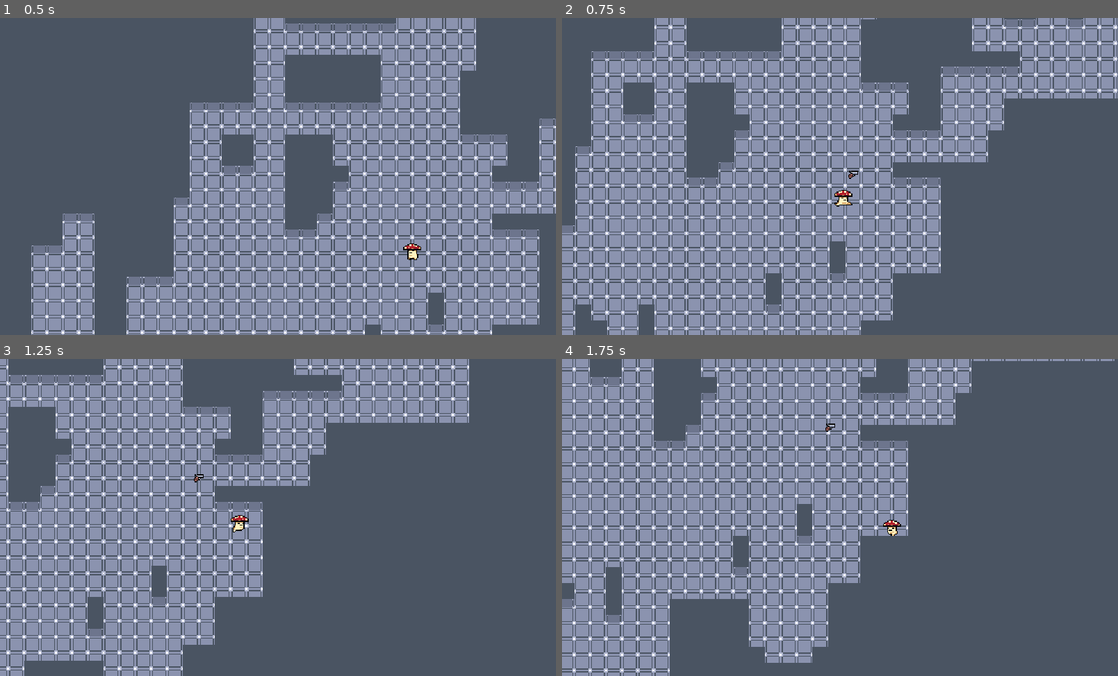
Above: before the commit, frames 1-4 (two rows, left to right).
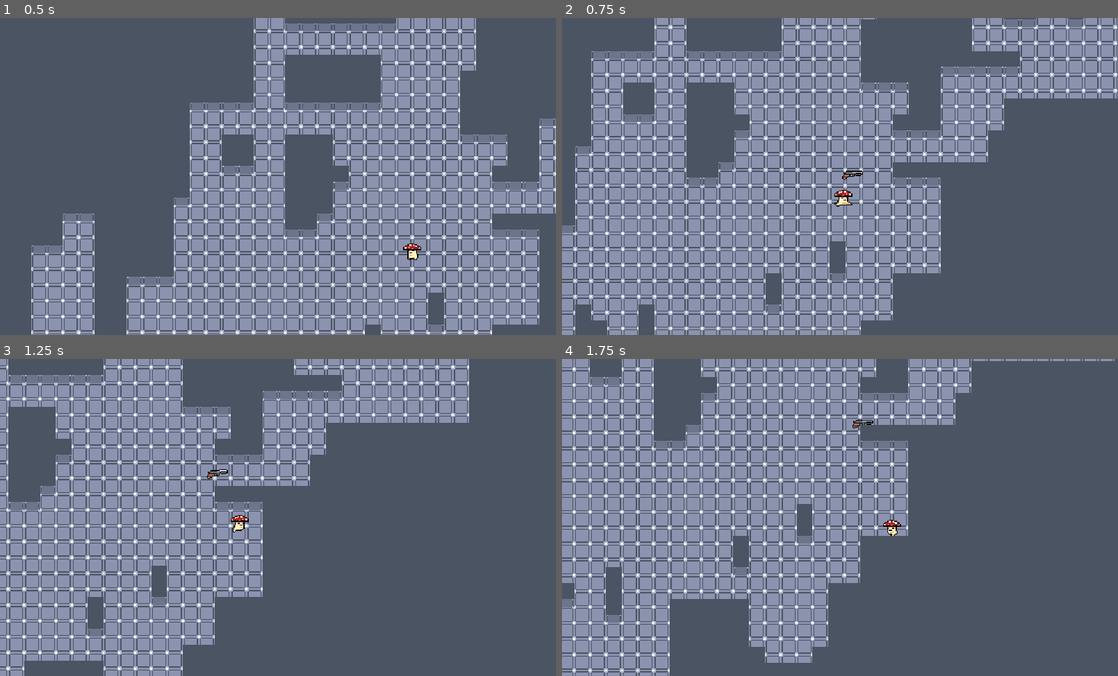
Above: after the commit, the same moments.

Repository: Hairic95/nuclear-throne-godot-clone
Game: Godot game, scene res://src/scenes/TestScene.tscn
Two runs of this game, one before a commit and one after it. Both use one fixed random seed, a clock stepped at 60 frames per second and the inputs below.
Inputs (mouse positions are in pixels of both pictures, inside the frame that each line leads up to):
- Up to frame 1 (0.5 s): no input
- Up to frame 2 (0.75 s): move the mouse to (962, 160) at 0.52 s; hold D from 0.53 s (still down); right-click (962, 160) at 0.6 s
- Up to frame 3 (1.25 s): keep holding D
- Up to frame 4 (1.75 s): move the mouse to (728, 533) at 1.27 s; release D at 1.28 s; hold S from 1.28 s (still down); click (728, 533) at 1.35 s

Frame 1 is identical in both runs. In frame 2, less than 0.1% of the frame differs, in the area x 50-55%, y 48-51%; in frame 3, 0.1%, in the area x 34-41%, y 34-39%; in frame 4, less than 0.1%.

Commit message:
added shotgun

Diff:
--- /dev/null
+++ b/src/entities/bullets/Pellet.gd
@@ -0,0 +1,26 @@
+extends Area2D
+
+var direction : Vector2 = Vector2.ZERO
+
+export (float) var speed = 200
+
+func _physics_process(delta):
+	global_position += direction * speed  * delta
+
+	#speed = lerp(speed, 0, 0.05)
+
+	if speed <= 15:
+		queue_free()
+
+	if $Direction.is_colliding():
+		if !$Direction.get_collider().is_in_group("player"):
+			if $Direction.get_collision_normal() != Vector2.ZERO:
+				direction = direction.bounce($Direction.get_collision_normal().normalized())
+				rotation = direction.angle()
+			else:
+
+				direction = (global_position - $Direction.get_collision_point()).normalized()
+				rotation = direction.angle()
+
+func setup():
+	direction = Vector2(cos(rotation), sin(rotation))
--- /dev/null
+++ b/src/entities/bullets/Pellet.tscn
@@ -0,0 +1,26 @@
+[gd_scene load_steps=4 format=2]
+
+[ext_resource path="res://assets/textures/weapons/pellet.png" type="Texture" id=1]
+[ext_resource path="res://src/entities/bullets/Pellet.gd" type="Script" id=2]
+
+[sub_resource type="CapsuleShape2D" id=2]
+radius = 5.17739
+height = 9.47184
+
+[node name="Pellet" type="Area2D"]
+linear_damp = 1.0
+collision_layer = 4
+collision_mask = 2147483652
+script = ExtResource( 2 )
+
+[node name="Sprite" type="Sprite" parent="."]
+texture = ExtResource( 1 )
+
+[node name="CollisionShape2D" type="CollisionShape2D" parent="."]
+rotation = 1.5708
+shape = SubResource( 2 )
+
+[node name="Direction" type="RayCast2D" parent="."]
+enabled = true
+cast_to = Vector2( 10, 0 )
+collision_mask = 4
--- /dev/null
+++ b/src/entities/objects/dropWeapons/DropShotgun.tscn
@@ -0,0 +1,27 @@
+[gd_scene load_steps=6 format=2]
+
+[ext_resource path="res://src/entities/objects/InteractiveWeapon.tscn" type="PackedScene" id=1]
+[ext_resource path="res://assets/textures/weapons/shotgun.png" type="Texture" id=2]
+[ext_resource path="res://src/entities/weapons/Shotgun.tscn" type="PackedScene" id=3]
+
+[sub_resource type="CapsuleShape2D" id=1]
+radius = 3.98303
+height = 14.086
+
+[sub_resource type="CapsuleShape2D" id=2]
+radius = 3.99471
+height = 13.7858
+
+[node name="InteractiveWeapon" instance=ExtResource( 1 )]
+weapon_at_pickup = ExtResource( 3 )
+
+[node name="Sprite" parent="." index="0"]
+texture = ExtResource( 2 )
+
+[node name="CollisionShape2D" parent="." index="1"]
+rotation = 1.5708
+shape = SubResource( 1 )
+
+[node name="CollisionShape2D" parent="CollectBox" index="0"]
+rotation = 1.5708
+shape = SubResource( 2 )
--- /dev/null
+++ b/src/entities/weapons/Shotgun.gd
@@ -0,0 +1,4 @@
+extends Weapon
+
+func _ready():
+	drop_weapon = load("res://src/entities/objects/dropWeapons/DropShotgun.tscn")
--- /dev/null
+++ b/src/entities/weapons/Shotgun.tscn
@@ -0,0 +1,13 @@
+[gd_scene load_steps=5 format=2]
+
+[ext_resource path="res://src/entities/weapons/Rifle.tscn" type="PackedScene" id=1]
+[ext_resource path="res://src/entities/bullets/Pellet.tscn" type="PackedScene" id=2]
+[ext_resource path="res://assets/textures/weapons/shotgun.png" type="Texture" id=3]
+[ext_resource path="res://src/entities/weapons/Shotgun.gd" type="Script" id=4]
+
+[node name="Shotgun" instance=ExtResource( 1 )]
+texture = ExtResource( 3 )
+script = ExtResource( 4 )
+is_automatic = false
+reload_time = 0.2
+bullet_reference = ExtResource( 2 )
--- a/src/scenes/TestScene.tscn
+++ b/src/scenes/TestScene.tscn
@@ -5,7 +5,7 @@
 [ext_resource path="res://assets/textures/background/TestTileset.tres" type="TileSet" id=3]
 [ext_resource path="res://src/scenes/LevelGeneration.gd" type="Script" id=4]
 [ext_resource path="res://src/entities/objects/dropWeapons/DropRifle.tscn" type="PackedScene" id=5]
-[ext_resource path="res://src/entities/objects/dropWeapons/DropGun.tscn" type="PackedScene" id=6]
+[ext_resource path="res://src/entities/objects/dropWeapons/DropShotgun.tscn" type="PackedScene" id=6]
 
 [node name="TestScene" type="Node2D"]
 script = ExtResource( 2 )
Binary file added: assets/textures/weapons/pellet.png
Not shown, added: assets/textures/weapons/pellet.png.import
